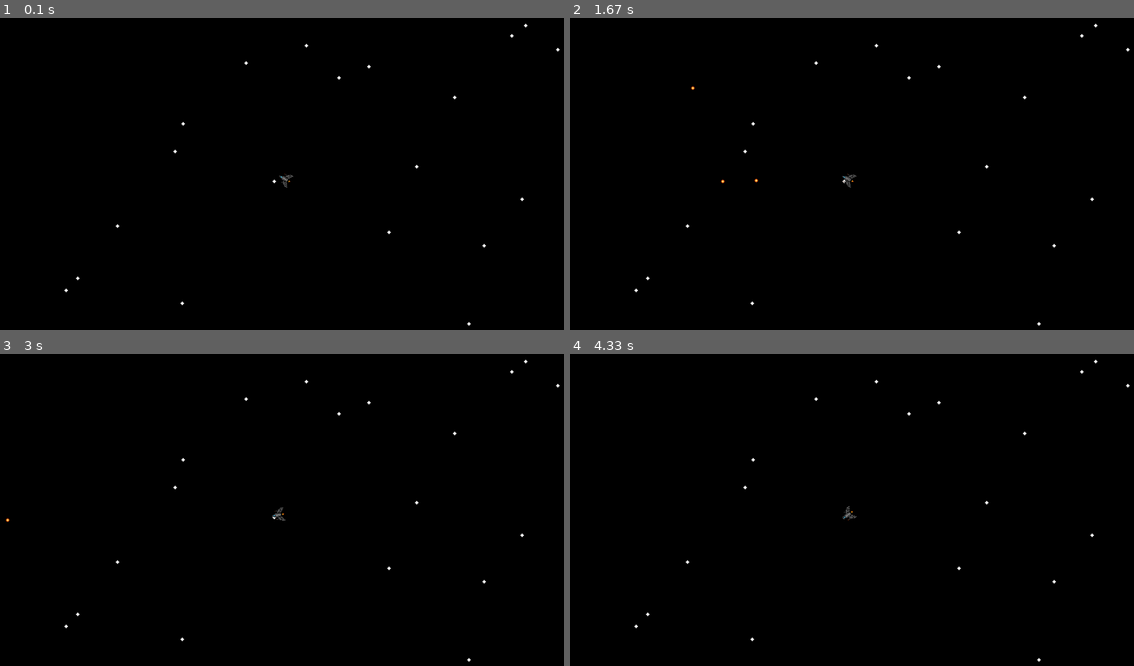
Above: before the commit, frames 1-4 (two rows, left to right).
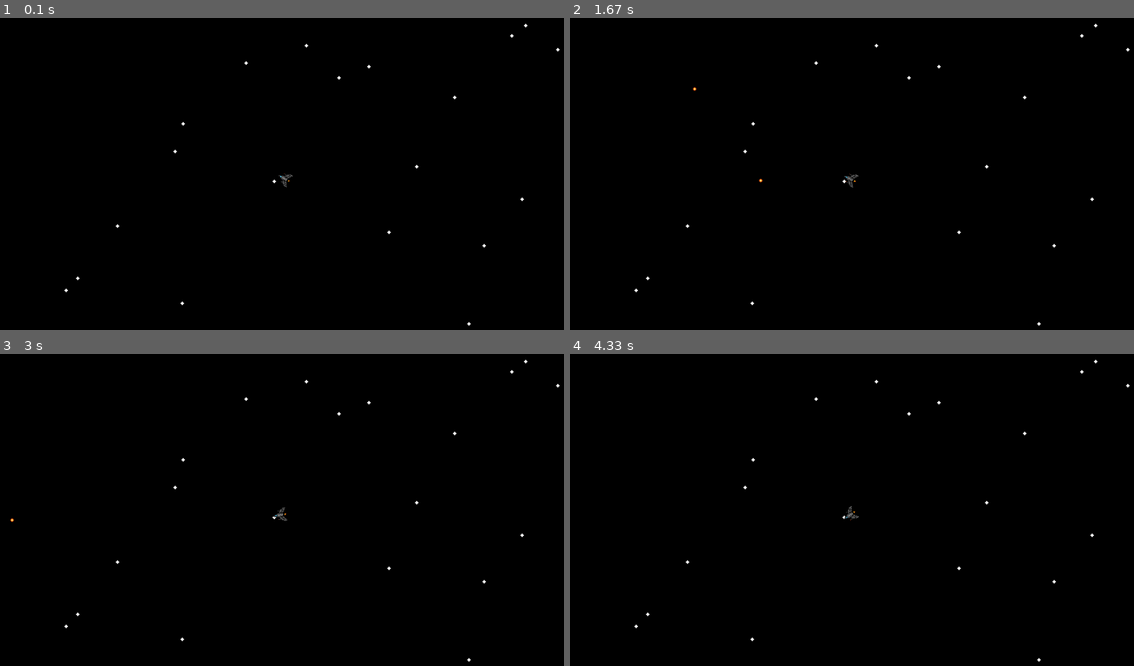
Above: after the commit, the same moments.

Repository: Jasonteilliez/python_pygame_spaces_shooter
Game: pygame game, started from game/code/main.py
Same seed, same stepped clock (60 frames per second), same inputs: the game is played once before the commit and once after it.
Inputs (mouse positions are in pixels of both pictures, inside the frame that each line leads up to):
- Up to frame 1 (0.1 s): no input
- Up to frame 2 (1.67 s): tap Space at 0.33, 0.73, 1.03 s; move the mouse to (716, 180) at 0.7 s; tap K at 0.82 s; click (1066, 292) at 1.22 s; click (716, 114) at 1.55 s
- Up to frame 3 (3 s): click (282, 553) at 1.88 s; click (203, 447) at 2.22 s; click (485, 600) at 2.55 s; click (95, 547) at 2.88 s
- Up to frame 4 (4.33 s): click (688, 453) at 3.22 s; click (722, 569) at 3.55 s; click (1060, 588) at 3.88 s; click (682, 634) at 4.22 s

The runs differ from the first frame. In frame 1, less than 0.1% of the frame differs, in the area x 49-53%, y 49-55%; in frame 2, less than 0.1%, in the area x 21-52%, y 21-55%; in frame 3, less than 0.1%; in frame 4, less than 0.1%.

Commit message:
replace rect by frect, add player move border

Diff:
--- a/game/code/bullet.py
+++ b/game/code/bullet.py
@@ -10,7 +10,6 @@
 
         self.scale = scale
         self.bullet_type = bullet_type
-        self.pos = pos
         self.direction = direction
         self.entity = entity
         self.speed = 300
@@ -23,16 +22,12 @@
         surf = pygame.image.load(path_to_image).convert_alpha()
         self.scale_surf = pygame.transform.scale(surf,pygame.math.Vector2(surf.get_size()) * self.scale)
         self.image = self.scale_surf
-        self.pos =  pos
-        self.rect = self.image.get_rect(center = (self.pos.x, self.pos.y))
+        self.rect = self.image.get_frect(center = (pos.x, pos.y))
 
 
     def move(self, dt):
-        self.pos.x += self.direction.x * self.speed * dt * self.scale
-        self.pos.y += self.direction.y * self.speed * dt * self.scale
-
-        self.rect.centerx = round(self.pos.x)
-        self.rect.centery = round(self.pos.y)
+        self.rect.centerx += self.direction.x * self.speed * dt * self.scale
+        self.rect.centery += self.direction.y * self.speed * dt * self.scale
 
 
     def bullet_kill(self):
--- a/game/code/player.py
+++ b/game/code/player.py
@@ -12,19 +12,23 @@
         basedir = path.dirname(path.dirname(__file__))
         path_to_image = path.join(basedir, "graphics", "player", "player.png")
 
-        display_surface = pygame.display.get_surface()
+        self.display_surface = pygame.display.get_surface()
         surf = pygame.image.load(path_to_image).convert_alpha()
         self.scale_surf = pygame.transform.scale(surf,pygame.math.Vector2(surf.get_size()) * self.scale)
         self.image = self.scale_surf
-        self.rect = self.image.get_rect(center = (display_surface.get_width()/2,display_surface.get_height()/2))
-        self.pos =  pygame.math.Vector2(self.rect.center)
+        self.rect = self.image.get_frect(center = (self.display_surface.get_width()/2,self.display_surface.get_height()/2))
 
         self.direction = pygame.math.Vector2()
-        self.speed = 300
 
         self.is_attacking = False
         self.attack_time = None
-        self.attack_cooldowns = 0.2
+
+        self.stats = {
+            'max_health': 5,
+            'dommage': 1,
+            'attack_speed': 0.5,
+            'mov_speed': 200
+        }
 
 
     def input(self):
@@ -54,11 +58,17 @@
         if self.direction.magnitude() != 0:
             self.direction = self.direction.normalize()
 
-        self.pos.x += self.direction.x * self.speed * dt * self.scale
-        self.pos.y += self.direction.y * self.speed * dt * self.scale
+        self.rect.centerx += self.direction.x * self.stats['mov_speed'] * dt * self.scale
+        if self.rect.left < 0:
+            self.rect.x = 0
+        elif self.rect.right > self.display_surface.get_width():
+            self.rect.x = self.display_surface.get_width() - self.rect.width
 
-        self.rect.centerx = round(self.pos.x)
-        self.rect.centery = round(self.pos.y)
+        self.rect.centery += self.direction.y * self.stats['mov_speed'] * dt * self.scale
+        if self.rect.top < 0:
+            self.rect.y = 0
+        elif self.rect.bottom > self.display_surface.get_height():
+            self.rect.y = self.display_surface.get_height() - self.rect.height
 
 
     def rotate(self):
@@ -70,7 +80,7 @@
         angle = - degrees(atan2(dx,-dy))
 
         self.image = pygame.transform.rotate(self.scale_surf, angle)
-        self.rect = self.image.get_rect(center=self.rect.center)
+        self.rect = self.image.get_frect(center=self.rect.center)
 
 
     def attack(self):
@@ -85,8 +95,8 @@
         direction = direction.normalize()
 
         pos = pygame.math.Vector2()
-        pos.x = self.pos.x + 20*direction.x*self.scale
-        pos.y = self.pos.y + 20*direction.y*self.scale
+        pos.x = self.rect.centerx + 15*direction.x*self.scale
+        pos.y = self.rect.centery + 15*direction.y*self.scale
 
         bullet={
             'pos': pos,
@@ -101,7 +111,7 @@
         current_time = time()
 
         if self.is_attacking:
-            if current_time - self.attack_time >= self.attack_cooldowns:
+            if current_time - self.attack_time >= self.stats['attack_speed']:
                 self.is_attacking = False
 
     def update(self, dt):
--- a/game/code/star.py
+++ b/game/code/star.py
@@ -6,20 +6,19 @@
 class Star(pygame.sprite.Sprite):
     def __init__(self, groups, scale):
         super().__init__(groups)
-        self.scale = scale
 
         basedir = path.dirname(path.dirname(__file__))
         path_to_image = path.join(basedir, "graphics", "environment", "star.png")
 
         display_surface = pygame.display.get_surface()
         surf = pygame.image.load(path_to_image).convert_alpha()
-        self.scale_surf = pygame.transform.scale(surf,pygame.math.Vector2(surf.get_size()) * self.scale)
+        self.scale_surf = pygame.transform.scale(surf,pygame.math.Vector2(surf.get_size()) * scale)
         self.image = self.scale_surf
-        self.pos = {
+        pos = {
             'x': randint(0,display_surface.get_width()),
             'y': randint(0,display_surface.get_height())
         }
-        self.rect = self.image.get_rect(center = (self.pos['x'],self.pos['y']))
+        self.rect = self.image.get_rect(center = (pos['x'],pos['y']))
 
     def update(self, dt):
         pass
